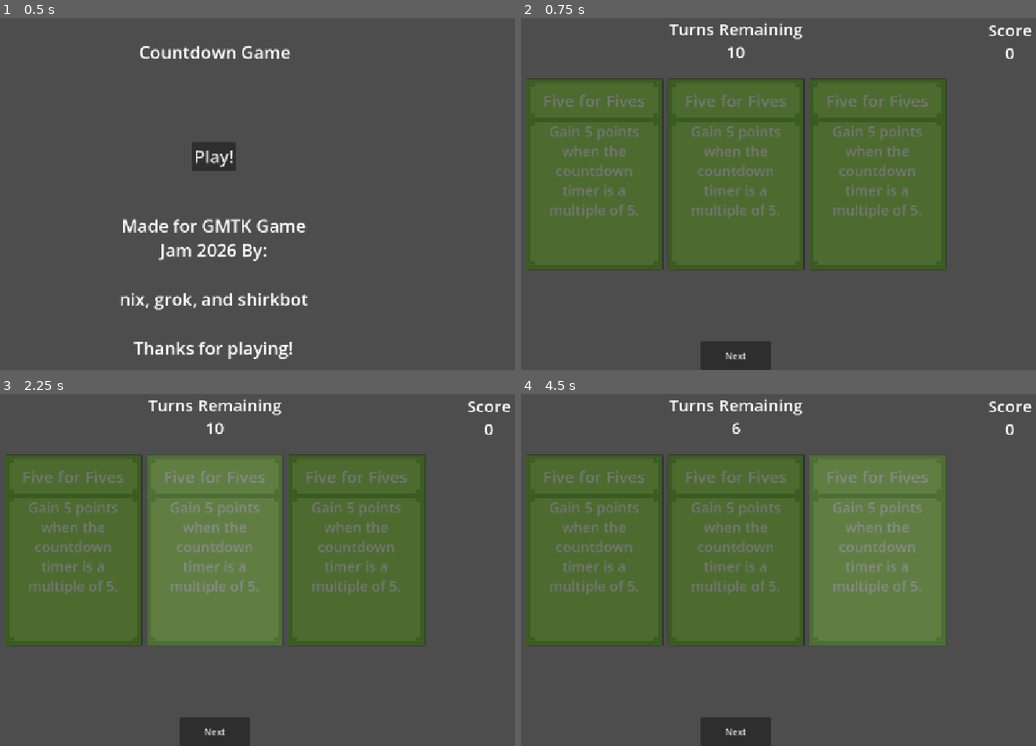
Above: before the commit, frames 1-4 (two rows, left to right).
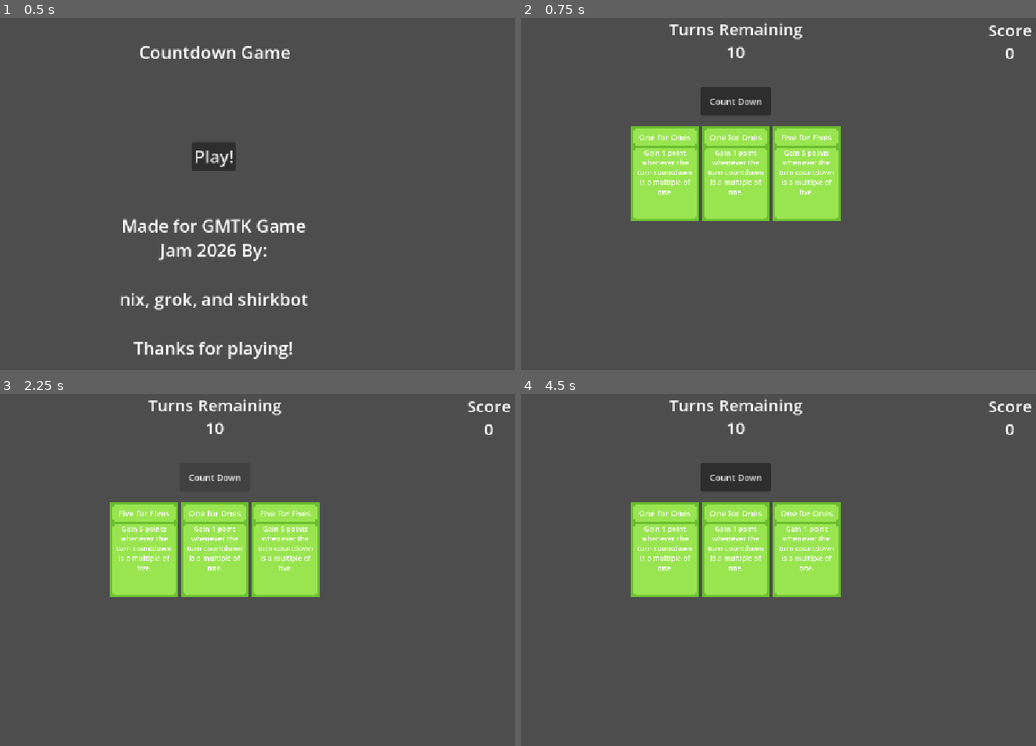
Above: after the commit, the same moments.

Repository: nixnull/gmtk-game-jam-2026-game
Game: Godot game, scene res://main_screen.tscn
The game is run twice, just before and just after one commit, with the same random seed, the same clock (stepped at 60 frames per second) and the same inputs.
Inputs (mouse positions are in pixels of both pictures, inside the frame that each line leads up to):
- Up to frame 1 (0.5 s): no input
- Up to frame 2 (0.75 s): click "Play!" at 0.5 s
- Up to frame 3 (2.25 s): click (355, 548) at 1.27 s; click (216, 478) at 2 s, where only the run after the commit has a clickable "Count Down"
- Up to frame 4 (4.5 s): click "Next" (after the commit: "Count Down") at 2.75 s; click "Next" (after the commit: "Count Down") at 3.5 s; click (876, 548) at 4.27 s

Frame 1 is identical in both runs. In frame 2, 45% of the frame differs, in the area x 0-83%, y 17-100%; in frame 3, 45%; in frame 4, 45%.

Commit message:
card inventory implemented

Diff:
--- a/bank.gd
+++ b/bank.gd
@@ -2,6 +2,8 @@
 
 var drawn_cards = []
 var selected_cards = []
+
+var card_types
 
 var card_scene = load("res://card.tscn")
 
@@ -20,7 +22,9 @@
 
 	while i < cards_to_draw:
 		var card_inst = card_scene.instantiate()
+		var rand_card = card_types.keys()[randi() % card_types.size()]
 		add_child(card_inst)
+		card_inst.set_card_type(rand_card, card_types[rand_card]["Desc"])
 		drawn_cards.append(card_inst)
 
 		var x_pos = ((cards_to_draw / 2) - i) * 260
@@ -35,3 +39,8 @@
 		if child.selected:
 			selected.append(child)
 	return selected
+
+func new_hand(card_count):
+	for child in drawn_cards:
+		child.queue_free()
+	self.draw_cards(card_count)
--- a/card.gd
+++ b/card.gd
@@ -1,20 +1,32 @@
 extends Node2D
-
-var title = "Five for Fives"
-var desc = "Gain 5 points when the countdown timer is a multiple of 5."
-var cost = 1
 
 var selected
 
 # Called when the node enters the scene tree for the first time.
 func _ready() -> void:
-	$Title.text = title
-	$Desc.text = desc
-	cost = 1
+	pass
 
 # Called every frame. 'delta' is the elapsed time since the previous frame.
 func _process(delta: float) -> void:
 	pass
 
+func set_card_type(title, desc):
+	$Title.text = title
+	$Desc.text = desc
+
+func get_title():
+	return $Title.text
+
 func _on_buy_pressed() -> void:
 	selected = !selected
+	if $Buy.button_pressed:
+		$Background.modulate = "#aaaaaa"
+		set_happening("Buying!")
+	else:
+		$Background.modulate = "#ffffff"
+		$HappeningLabel.visible = false
+
+
+func set_happening(text):
+	$HappeningLabel.text = text
+	$HappeningLabel.visible = true
--- a/card.tscn
+++ b/card.tscn
@@ -40,9 +40,25 @@
 horizontal_alignment = 1
 
 [node name="Buy" type="Button" parent="." unique_id=1602056451]
+modulate = Color(1, 1, 1, 0)
 offset_left = -125.0
-offset_top = -176.0
-offset_right = 127.0
-offset_bottom = 177.0
+offset_top = -175.0
+offset_right = 125.0
+offset_bottom = 176.0
+theme_override_font_sizes/font_size = 30
+toggle_mode = true
+icon_alignment = 1
+vertical_icon_alignment = 2
+
+[node name="HappeningLabel" type="RichTextLabel" parent="." unique_id=1765024840]
+visible = false
+offset_left = -125.0
+offset_top = -216.0
+offset_right = 125.0
+offset_bottom = -176.0
+theme_override_font_sizes/normal_font_size = 28
+text = "Buying!"
+horizontal_alignment = 1
+vertical_alignment = 1
 
 [connection signal="pressed" from="Buy" to="." method="_on_buy_pressed"]
--- a/game_screen.gd
+++ b/game_screen.gd
@@ -1,13 +1,29 @@
 extends Node
+
+var card_types = {
+	"Five for Fives": {
+		"Desc": "Gain 5 points whenever the turn countdown is a multiple of five.",
+		"Cost": 1,
+		"Function": print, "Parameters": "testing firstclass functions"
+	},
+	"One for Ones": {
+		"Desc": "Gain 1 point whenever the turn countdown is a multiple of one.",
+		"Cost": 1,
+		"Function": print, "Parameters": "testing first class functions!"
+	}
+}
 
 var turns_left = 10
 var score = 10
+
+var owned_cards = {} #title: number
 
 signal game_over
 
 # Called when the node enters the scene tree for the first time.
 func _ready() -> void:
-	stop()
+	$Bank.card_types = card_types
+	$Inventory.card_types = card_types
 
 # Called every frame. 'delta' is the elapsed time since the previous frame.
 func _process(delta: float) -> void:
@@ -15,7 +31,7 @@
 
 func start():
 	self.visible = true
-	$Bank.draw_cards(3)
+	$Bank.new_hand(3)
 	turns_left = 10
 	update_turns(0)
 
@@ -35,10 +51,19 @@
 	var total_cost = 0
 
 	for card in selected_cards:
-		total_cost += card.cost
+		var card_title = card.get_title()
+		total_cost += card_types[card_title]["Cost"]
+
+		if card_title in owned_cards:
+			owned_cards[card_title] += 1
+		else:
+			owned_cards[card_title] = 1
 
 	if selected_cards.is_empty():
 		print("empty")
-		pass
 
 	update_turns(total_cost)
+
+	$Bank.new_hand(3)
+
+	$Inventory.display_inventory(owned_cards)
--- a/game_screen.tscn
+++ b/game_screen.tscn
@@ -2,12 +2,18 @@
 
 [ext_resource type="PackedScene" uid="uid://dt3217l4kq7j4" path="res://bank.tscn" id="1_t5odh"]
 [ext_resource type="Script" uid="uid://bagkmk37aneck" path="res://game_screen.gd" id="1_xwjjp"]
+[ext_resource type="PackedScene" uid="uid://e0knnc7cu0fm" path="res://inventory.tscn" id="3_norob"]
 
 [node name="GameScreen" type="CanvasLayer" unique_id=1156669678]
 script = ExtResource("1_xwjjp")
 
 [node name="Bank" parent="." unique_id=728236113 instance=ExtResource("1_t5odh")]
 position = Vector2(576, 288)
+scale = Vector2(0.5, 0.5)
+
+[node name="Inventory" parent="." unique_id=1844453016 instance=ExtResource("3_norob")]
+position = Vector2(576, 576)
+scale = Vector2(0.5, 0.5)
 
 [node name="Buy" type="Button" parent="." unique_id=1356302608]
 anchors_preset = 7
@@ -16,11 +22,12 @@
 anchor_right = 0.5
 anchor_bottom = 1.0
 offset_left = -64.0
-offset_top = -53.0
+offset_top = -520.0
 offset_right = 64.0
+offset_bottom = -467.0
 grow_horizontal = 2
 grow_vertical = 0
-text = "Next"
+text = "Count Down"
 
 [node name="TurnsLeft" type="RichTextLabel" parent="." unique_id=1399436399]
 anchors_preset = 5
--- /dev/null
+++ b/inventory.gd
@@ -0,0 +1,35 @@
+extends Node2D
+
+var card_scene = load("res://card.tscn")
+
+var inventory = []
+
+var card_types
+
+# Called when the node enters the scene tree for the first time.
+func _ready() -> void:
+	pass # Replace with function body.
+
+
+# Called every frame. 'delta' is the elapsed time since the previous frame.
+func _process(delta: float) -> void:
+	pass
+
+func display_inventory(owned_cards):
+	for child in inventory: #clear all the previously displayed cards
+		child.visible = false
+		child.queue_free()
+	inventory = []
+	var card_count = owned_cards.size()
+	var this_one = 0
+	for card in owned_cards:
+		this_one += 1
+		var card_inst = card_scene.instantiate()
+		add_child(card_inst)
+		card_inst.set_card_type(card, card_types[card]["Desc"])
+		inventory.append(card_inst)
+		var x_pos = ((card_count / 2) - this_one) * 260
+
+		card_inst.position.x += x_pos
+
+		card_inst.set_happening(str(owned_cards[card]))
--- /dev/null
+++ b/inventory.tscn
@@ -0,0 +1,6 @@
+[gd_scene format=3 uid="uid://e0knnc7cu0fm"]
+
+[ext_resource type="Script" uid="uid://bx82g1fd5rm3c" path="res://inventory.gd" id="1_pohso"]
+
+[node name="Inventory" type="Node2D" unique_id=1844453016]
+script = ExtResource("1_pohso")
--- a/main_screen.tscn
+++ b/main_screen.tscn
@@ -9,11 +9,12 @@
 script = ExtResource("1_w0p2i")
 
 [node name="StartScreen" parent="." unique_id=281103666 instance=ExtResource("2_7a4el")]
+
+[node name="GameScreen" parent="." unique_id=1897006239 instance=ExtResource("3_7a4el")]
 visible = false
 
-[node name="GameScreen" parent="." unique_id=1897006239 instance=ExtResource("3_7a4el")]
-
 [node name="FinalScreen" parent="." unique_id=934399850 instance=ExtResource("4_kwhh3")]
+visible = false
 
 [connection signal="start_game" from="StartScreen" to="." method="_on_start_screen_start_game"]
 [connection signal="game_over" from="GameScreen" to="." method="_on_game_screen_game_over"]
Not shown, added: inventory.gd.uid
